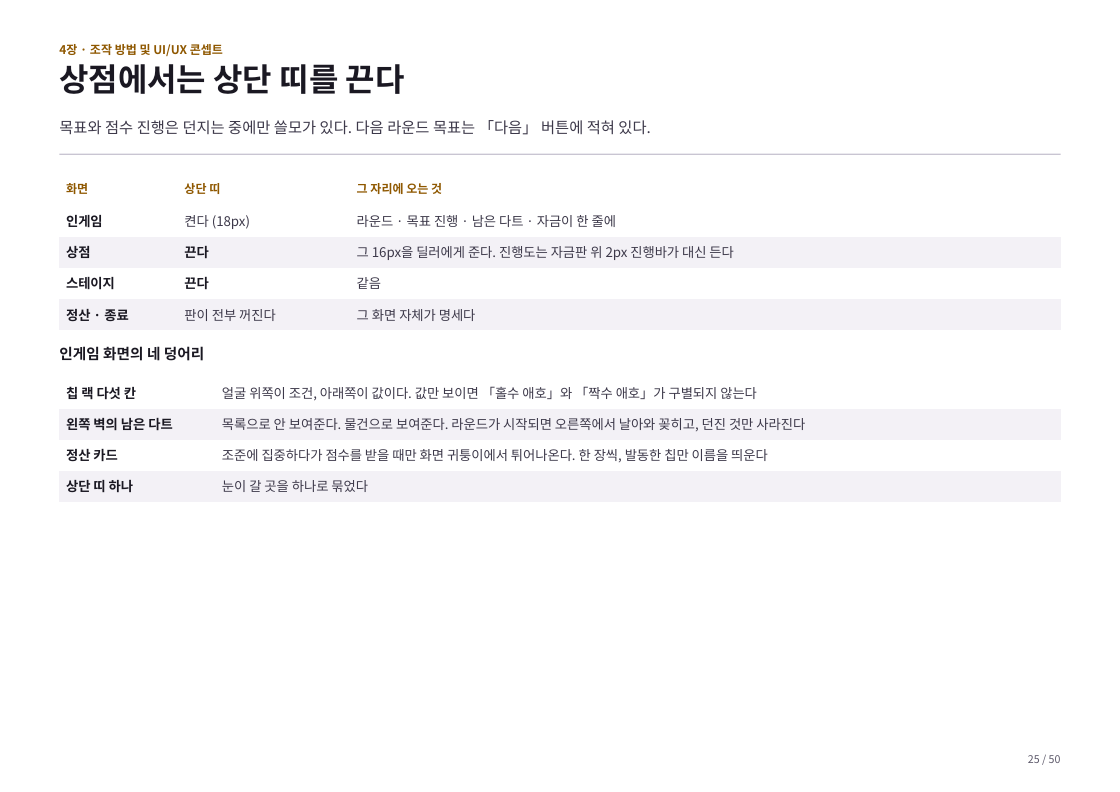
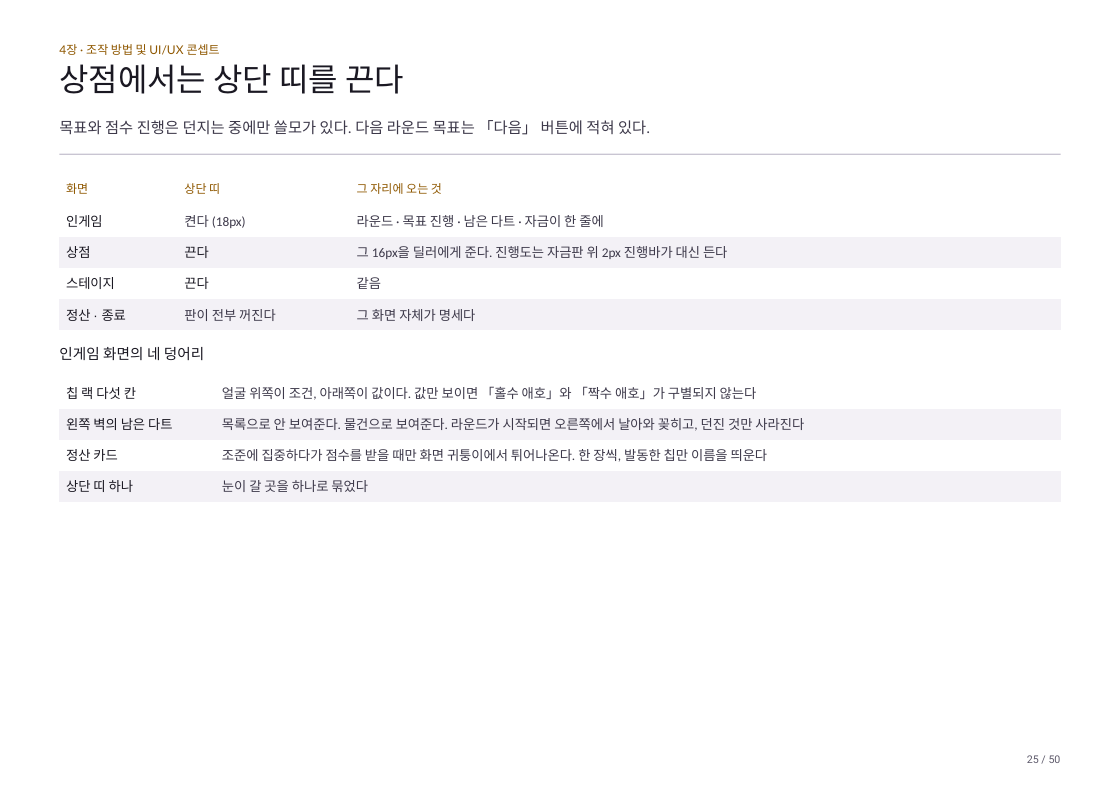
Before and after one commit to GGbong69/test-03, a slide deck: slide 25 of docs/기획서.pptx. Drawn at 1120x792 pixels with LibreOffice and Linux fonts; fonts in the diff are those of the drawing. Boxes give left, top, right and bottom in pixels: in the first picture for what was removed or moved away, otherwise in the second. Text is boxed around its words. In the diff, an @@ line names an element or a change of style, - is before the commit and + after.

```diff
--- a/docs/기획서.pptx
+++ b/docs/기획서.pptx
@@ text "4장 · 조작 방법 및 ..." at box(59, 44, 220, 55): font Noto Sans CJK KR to Lato, bold off @@
@@ text "상점에서는 상단 띠를 끈다" at box(59, 64, 404, 94): font Noto Sans CJK KR to Roboto, bold off @@
@@ text "목표와 점수 진행은 던지는 중에만 ..." at box(59, 120, 650, 135): font Noto Sans CJK KR to Calibri @@
@@ table at box(59, 174, 1062, 330) @@
@@ font Noto Sans CJK KR to Lato in "화면", "상단 띠", "그 자리에 오는 것", "끈다" and 1 more places @@
@@ bold off in "화면", "상단 띠", "그 자리에 오는 것", "인게임" and 5 more places @@
@@ font Noto Sans CJK KR to Arial in "인게임", "상점", "스테이지", "정산 · 종료" @@
@@ font Noto Sans CJK KR to Calibri in "켠다 (18px)", "라운드 · 목표 진행 · 남은 다트 ...", "그 16px을 딜러에게 준다. 진행도는 자금판 위 ...", "같음" and 2 more places @@
@@ text "인게임 화면의 네 덩어리" at box(59, 347, 204, 360): font Noto Sans CJK KR to Lato, bold off @@
@@ table at box(59, 377, 1061, 502) @@
@@ font Noto Sans CJK KR to Arial, bold off in "칩 랙 다섯 칸", "왼쪽 벽의 남은 다트", "정산 카드", "상단 띠 하나" @@
@@ font Noto Sans CJK KR to Calibri in "얼굴 위쪽이 조건, 아래쪽이 값이다. 값만 보이면 ...", "목록으로 안 보여준다. 물건으로 보여준다. 라운드가 시작되면 ...", "조준에 집중하다가 점수를 받을 때만 화면 귀퉁이에서 ...", "눈이 갈 곳을 하나로 묶었다" @@
@@ text "25 / 50" at box(1027, 755, 1061, 763): font Noto Sans CJK KR to Roboto @@
```
Also in this commit, not shown: 49 other slides changed, 2 other files.
